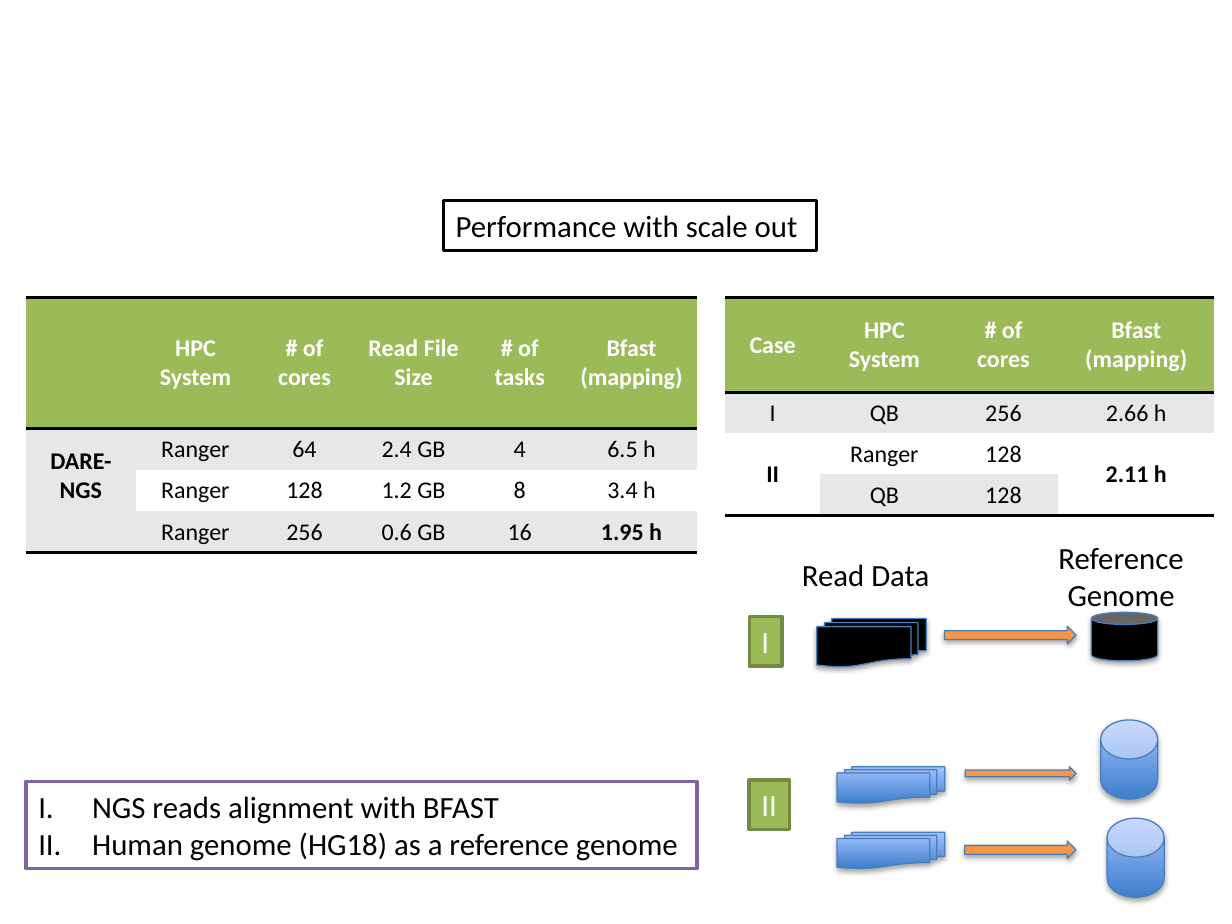
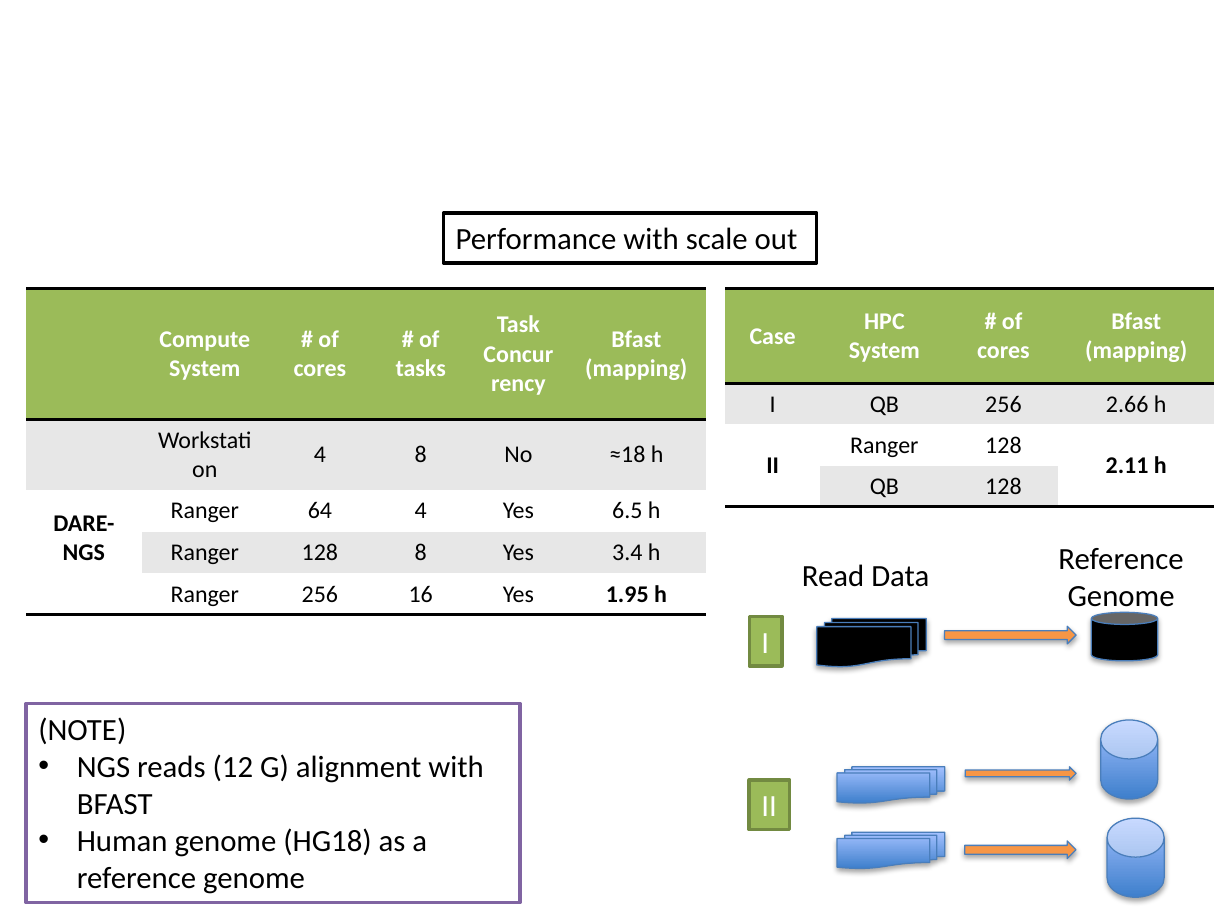
Before and after one commit to saga-project/saga-cpp-legacy-projects, a slide deck: slide 9 of papers/tg11-dare/XD-TALK/PSC-workshop.pptx (slide 10 before the commit). Drawn at 1232x924 pixels with LibreOffice and Linux fonts; fonts in the diff are those of the drawing. Boxes give left, top, right and bottom in pixels: in the first picture for what was removed or moved away, otherwise in the second. Text is boxed around its words. In the diff, an @@ line names an element or a change of style, - is before the commit and + after.

Commit message:
update

```diff
--- a/papers/tg11-dare/XD-TALK/PSC-workshop.pptx
+++ b/papers/tg11-dare/XD-TALK/PSC-workshop.pptx
@@ rectangle "Performance with scale out": place and size @@
-rectangle "Performance with scale out" at <box>444,201,817,250</box>
+rectangle "Performance with scale out" at <box>444,213,817,262</box>
@@ table at <box>26,288,705,612</box> @@
-row 1:  | HPC System | # of cores | Read File Size | # of tasks | Bfast (mapping)
-row 2: DARE-NGS | Ranger | 64 | 2.4 GB | 4 | 6.5 h
-row 3:  | Ranger | 128 | 1.2 GB | 8 | 3.4 h
-row 4:  | Ranger | 256 | 0.6 GB | 16 | 1.95 h
+row 1:  | Compute System | # of cores | # of tasks | Task Concurrency | Bfast (mapping)
+row 2:  | Workstation | 4 | 8 | No | ≈18 h
+row 3: DARE-NGS | Ranger | 64 | 4 | Yes | 6.5 h
+row 4:  | Ranger | 128 | 8 | Yes | 3.4 h
+row 5:  | Ranger | 256 | 16 | Yes | 1.95 h
@@ table: place and size @@
-table at <box>26,297,696,551</box>
+table at <box>26,288,705,612</box>
@@ table: place and size @@
-table at <box>726,297,1215,515</box>
+table at <box>726,288,1215,506</box>
@@ rectangle "(NOTE)": place and size @@
-rectangle "(NOTE)" at <box>26,781,697,869</box>
+rectangle "(NOTE)" at <box>26,703,520,903</box>
@@ text in rectangle at <box>38,717,483,815</box>: text changed @@
-I. NGS reads alignment with BFAST
+(NOTE)
+• NGS reads (12 G) alignment with BFAST
@@ text in rectangle at <box>77,828,427,894</box>: bullet I. to • @@
```
Also in this commit, not shown: 7 other slides changed, 1 slide removed.
